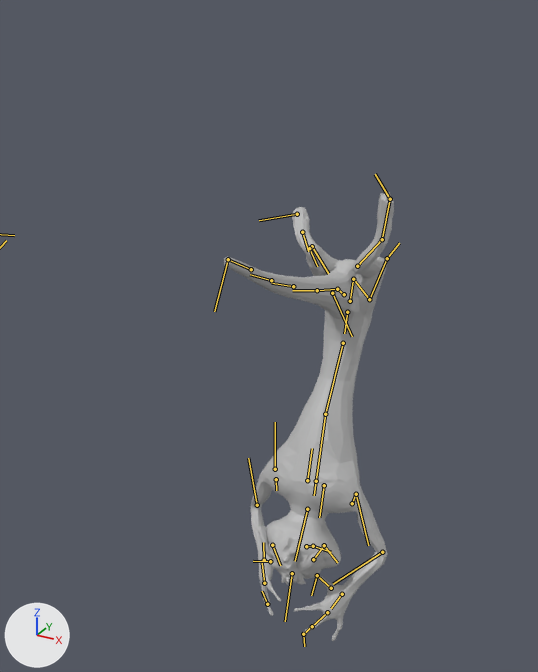
The FBX model Lilla_Spel/Lilla_Spel/Assets/Files/Dive.fbx: old version first, new version second.
The view is the same before and after, from a camera (50 mm lens) standing at (0.0319, -0.0777, 0.0138) and looking at (-0.0037, -0.013, -0.0185). Lighting does not change. The marker at lower left points along +X, +Y and +Z. Both versions are drawn at frame 26 of the action 'Take 001'; the numbers are the values there. The bones that bend it are drawn over the model as lines.

The first picture shows 'Character'.
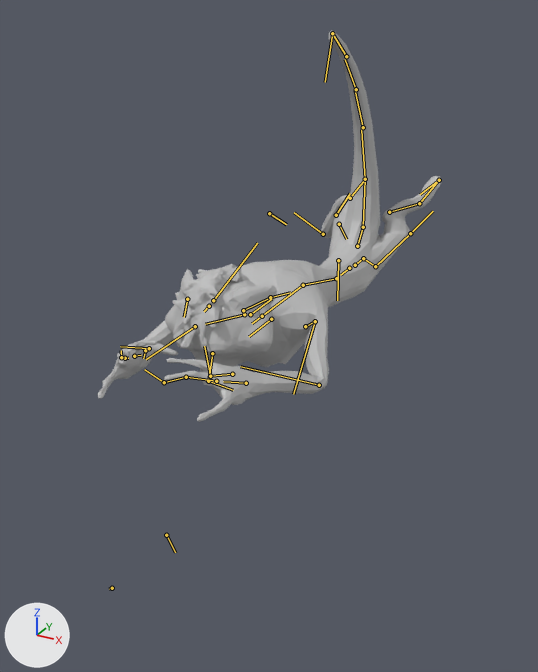
Edits to the bpy script that builds the scene:
```text
Change bone_root_dive:
    where bone_root_dive = bpy.data.objects['Armature'].pose.bones['Root_DIVE']
    bone_root_dive.location: (0.0, -2.92, 0.0) -> (0.0, -2.37, 0.0)
    bone_root_dive.rotation_quaternion: (0.137, 0.967, 0.0, 0.0) -> (0.698, 0.716, 0.0, 0.0)  # degrees (164, 0, 0) -> degrees (91, 0, 0)
Change bone_tail_start:
    where bone_tail_start = bpy.data.objects['Armature'].pose.bones['Tail_Start']  # child of 'Pelvis'
    bone_tail_start.rotation_quaternion: (1.0, -0.029, 0.0, 0.0) -> (0.989, 0.123, 0.0, 0.0)  # degrees (-3, 0, 0) -> degrees (14, 0, 0)
Change bone_tail_1:
    where bone_tail_1 = bpy.data.objects['Armature'].pose.bones['Tail_1']  # child of 'Tail_Start'
    bone_tail_1.rotation_quaternion: (1.0, -0.029, 0.0, 0.0) -> (0.989, 0.123, 0.0, 0.0)  # degrees (-3, 0, 0) -> degrees (14, 0, 0)
Change bone_tail_2:
    where bone_tail_2 = bpy.data.objects['Armature'].pose.bones['Tail_2']  # child of 'Tail_1'
    bone_tail_2.rotation_quaternion: (1.0, -0.029, 0.0, 0.0) -> (0.989, 0.123, 0.0, 0.0)  # degrees (-3, 0, 0) -> degrees (14, 0, 0)
Change bone_tail_3:
    where bone_tail_3 = bpy.data.objects['Armature'].pose.bones['Tail_3']  # child of 'Tail_2'
    bone_tail_3.rotation_quaternion: (1.0, -0.029, 0.0, 0.0) -> (0.989, 0.123, 0.0, 0.0)  # degrees (-3, 0, 0) -> degrees (14, 0, 0)
Change bone_tail_4:
    where bone_tail_4 = bpy.data.objects['Armature'].pose.bones['Tail_4']  # child of 'Tail_3'
    bone_tail_4.rotation_quaternion: (1.0, -0.029, 0.0, 0.0) -> (0.989, 0.123, 0.0, 0.0)  # degrees (-3, 0, 0) -> degrees (14, 0, 0)
Change bone_tail_5:
    where bone_tail_5 = bpy.data.objects['Armature'].pose.bones['Tail_5']  # child of 'Tail_4'
    bone_tail_5.rotation_quaternion: (1.0, -0.029, 0.0, 0.0) -> (0.989, 0.123, 0.0, 0.0)  # degrees (-3, 0, 0) -> degrees (14, 0, 0)
```

What differs and where, as boxes [x1, y1, x2, y2] in the pictures (538 x 672 px):
'Character', posed (102% wider, 13% shorter): before [224, 193, 394, 641]; after [98, 31, 442, 422]
bone 'Root_DIVE', root to tip: before (347, 312) to (344, 333); after (349, 268) to (340, 275)
bone 'Tail_Start', root to tip: before (344, 294) to (337, 289); after (357, 246) to (363, 227)
bone 'Tail_1', root to tip: before (337, 289) to (317, 290); after (363, 227) to (365, 179)
bone 'Tail_2', root to tip: before (317, 290) to (292, 290); after (365, 179) to (361, 129)
bone 'Tail_3', root to tip: before (293, 286) to (271, 283); after (363, 127) to (355, 90)
bone 'Tail_4', root to tip: before (271, 280) to (250, 274); after (356, 89) to (345, 59)
bone 'Tail_5', root to tip: before (251, 269) to (228, 259); after (346, 56) to (332, 33)
